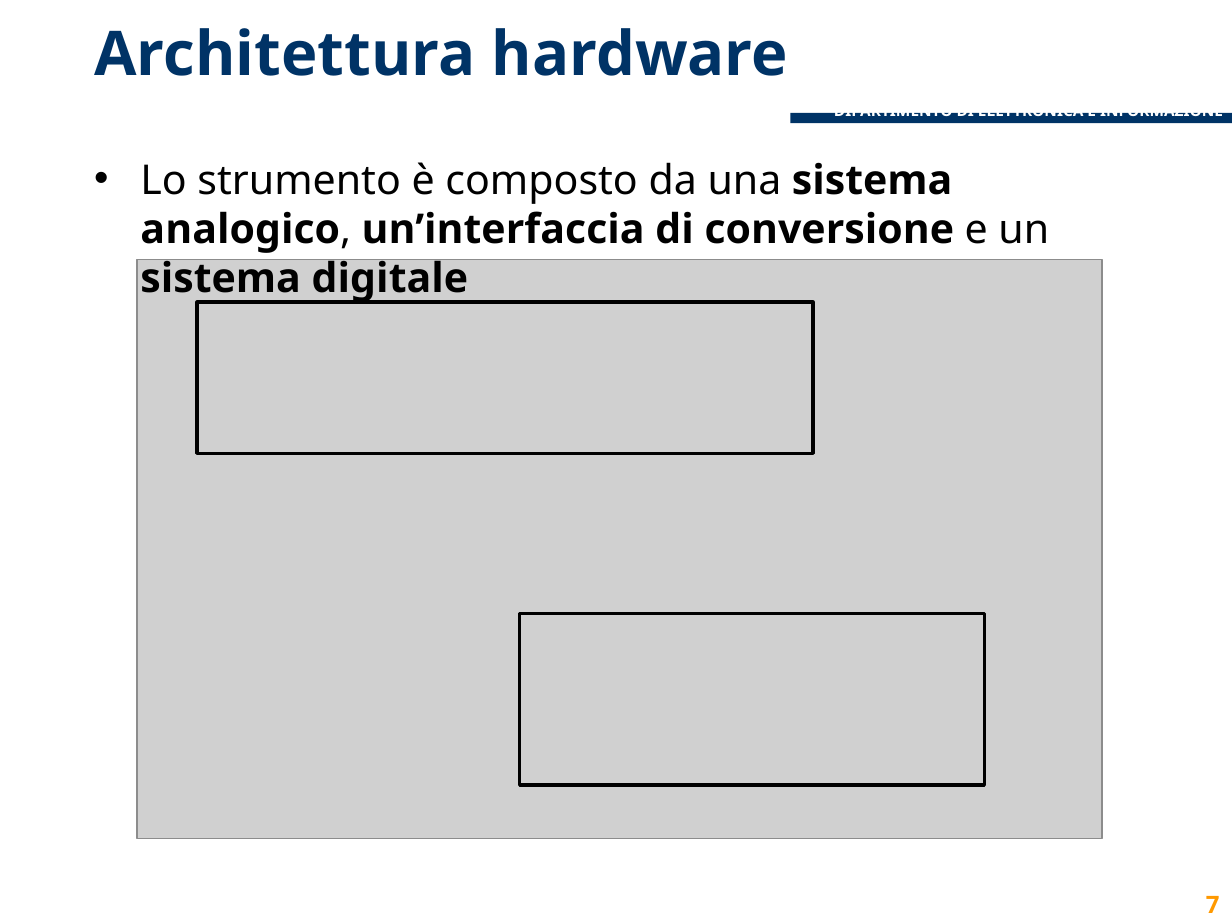
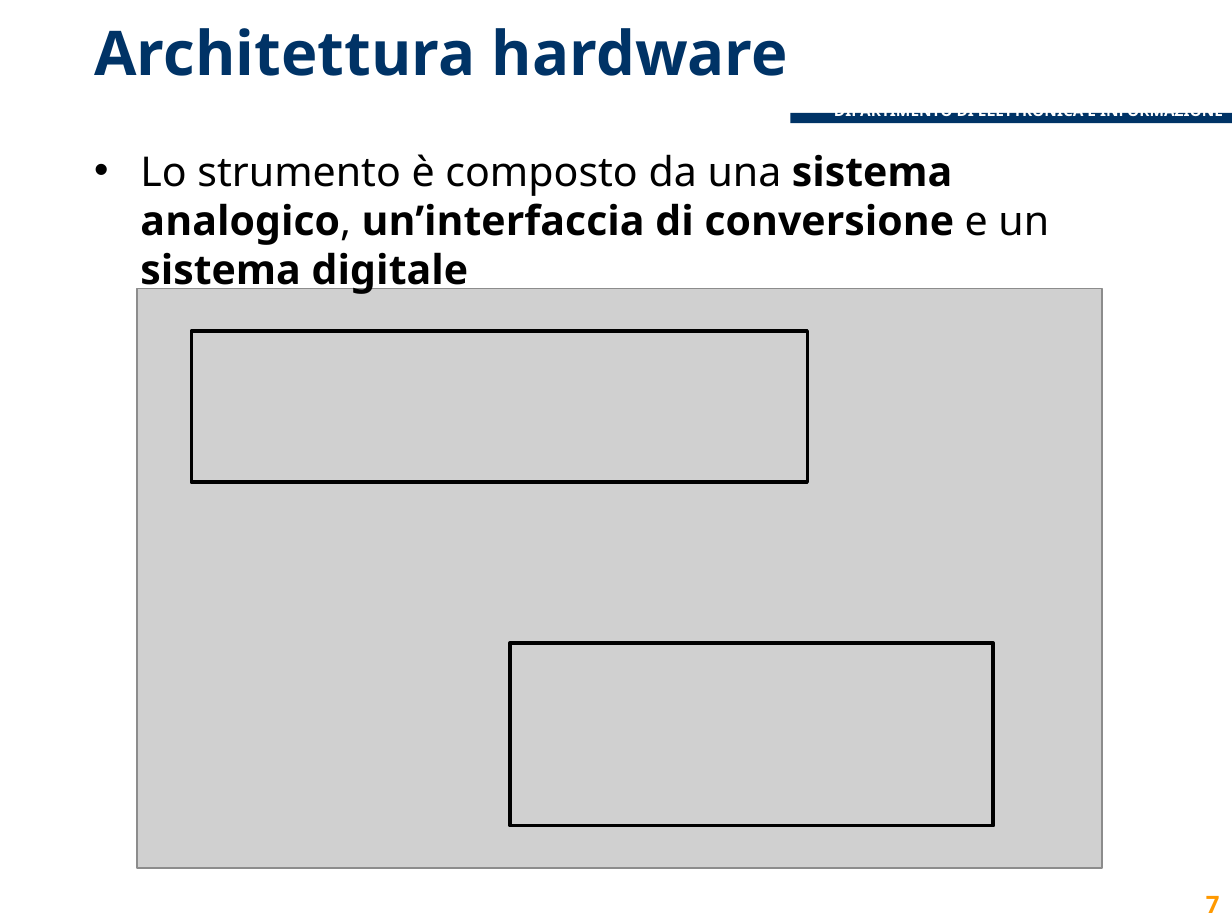
Before and after one commit to lcavagnispolimi/thesis_latex, a slide deck: slide 7 of presentazione_discussione.pptx. Drawn at 1232x924 pixels with LibreOffice and Linux fonts; fonts in the diff are those of the drawing; grey boxes stand for pictures; background and template pictures are left out. Boxes give left, top, right and bottom in pixels: in the first picture for what was removed or moved away, otherwise in the second. Text is boxed around its words. In the diff, an @@ line names an element or a change of style, - is before the commit and + after.

```diff
--- a/presentazione_discussione.pptx
+++ b/presentazione_discussione.pptx
@@ text "Lo strumento è composto da ...": place and size @@
-text "Lo strumento è composto da ..." at (140, 162, 1049, 304)
+text "Lo strumento è composto da ..." at (140, 154, 1049, 296)
@@ picture: place and size @@
-picture at (137, 259, 1101, 838)
+picture at (137, 288, 1101, 867)
@@ rectangle: place and size @@
-rectangle at (197, 302, 813, 453)
+rectangle at (191, 331, 807, 483)
@@ rectangle: place and size @@
-rectangle at (520, 614, 984, 785)
+rectangle at (510, 643, 993, 825)
```
Also in this commit, not shown: 19 other slides changed.
